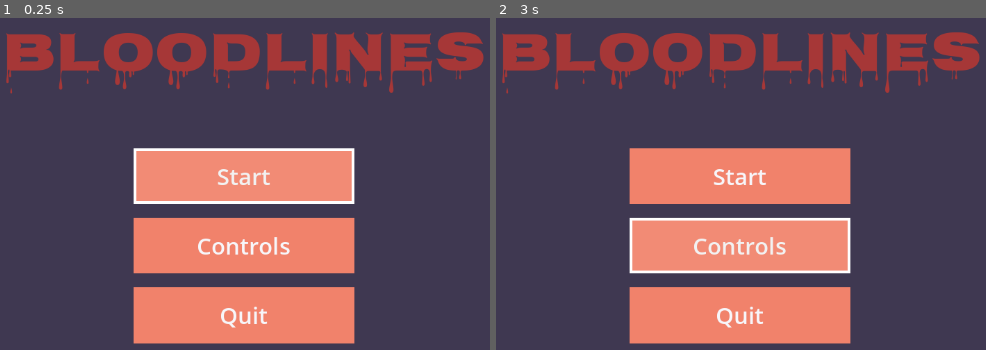
Above: before the commit, frames 1-2 (left to right).
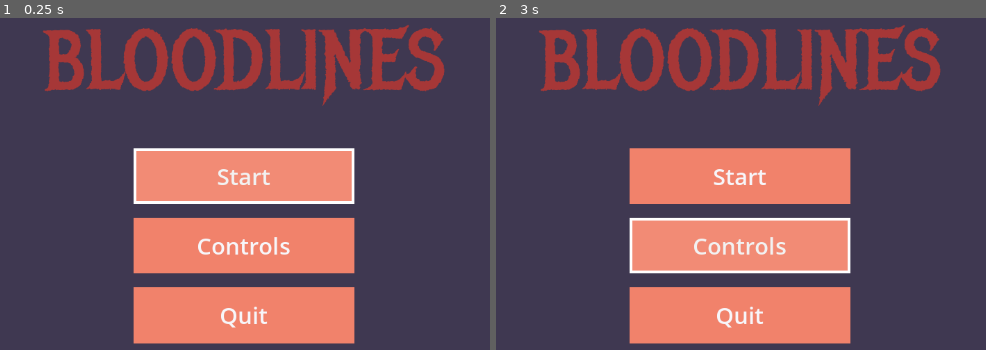
Above: after the commit, the same moments.

Repository: Khuselonditha/truth_and_consequences
Game: Godot game, scene res://Screens/MainMenu/MainMenu.tscn
The game is run twice, just before and just after one commit, with the same random seed, the same clock (stepped at 60 frames per second) and the same inputs.
Inputs:
- Up to frame 1 (0.25 s): no input
- Up to frame 2 (3 s): click "Start" at 0.5 s; click "Start" at 1.25 s; click "Start" at 2 s; click "Controls" at 2.75 s

The runs differ from the first frame. In frame 1, 11% of the frame differs, in the area x 1-99%, y 2-27%; in frame 2, 11%.

Commit message:
After using the 'Metalmania' font for the Title

Diff:
--- a/Screens/MainMenu/MainMenu.tscn
+++ b/Screens/MainMenu/MainMenu.tscn
@@ -1,7 +1,7 @@
 [gd_scene load_steps=8 format=3 uid="uid://b83m0d5hmk8qx"]
 
 [ext_resource type="Script" uid="uid://dpml2dw44cr88" path="res://Screens/MainMenu/MainMenu.gd" id="1_e1qn7"]
-[ext_resource type="FontFile" uid="uid://6wu4eccuq1hi" path="res://Interface/Fonts/TitleFonts/Nosifer/Nosifer-Regular.ttf" id="3_5f575"]
+[ext_resource type="FontFile" uid="uid://dq71jacs2l8l6" path="res://Interface/Fonts/TitleFonts/Metal_Mania/MetalMania-Regular.ttf" id="3_5f575"]
 
 [sub_resource type="StyleBoxFlat" id="StyleBoxFlat_uemt4"]
 bg_color = Color(0.945098, 0.509804, 0.419608, 1)
@@ -101,5 +101,5 @@
 grow_horizontal = 2
 theme_override_colors/font_color = Color(0.65, 0.21449998, 0.21449998, 1)
 theme_override_fonts/font = ExtResource("3_5f575")
-theme_override_font_sizes/font_size = 80
+theme_override_font_sizes/font_size = 120
 text = "BLOODLINES"
